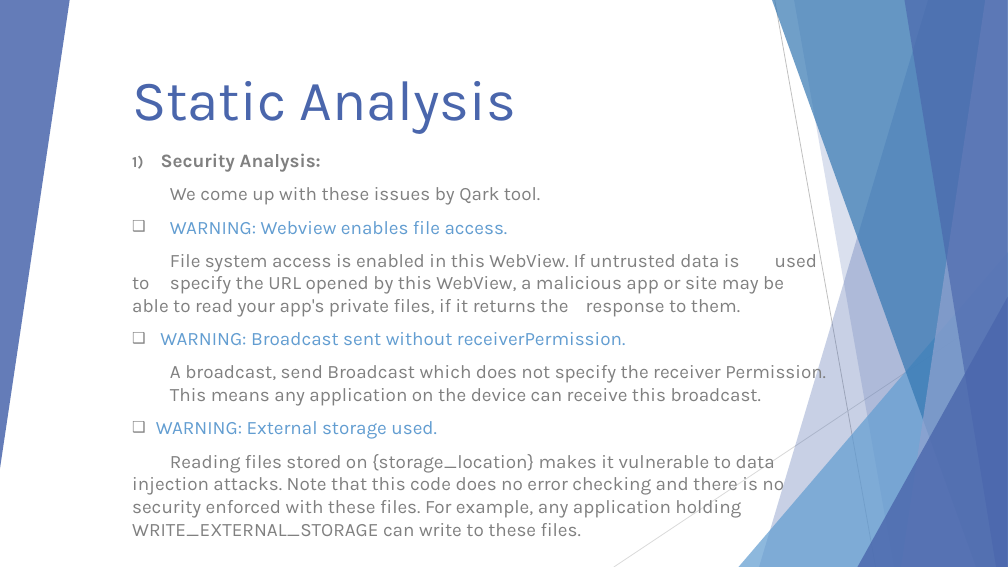
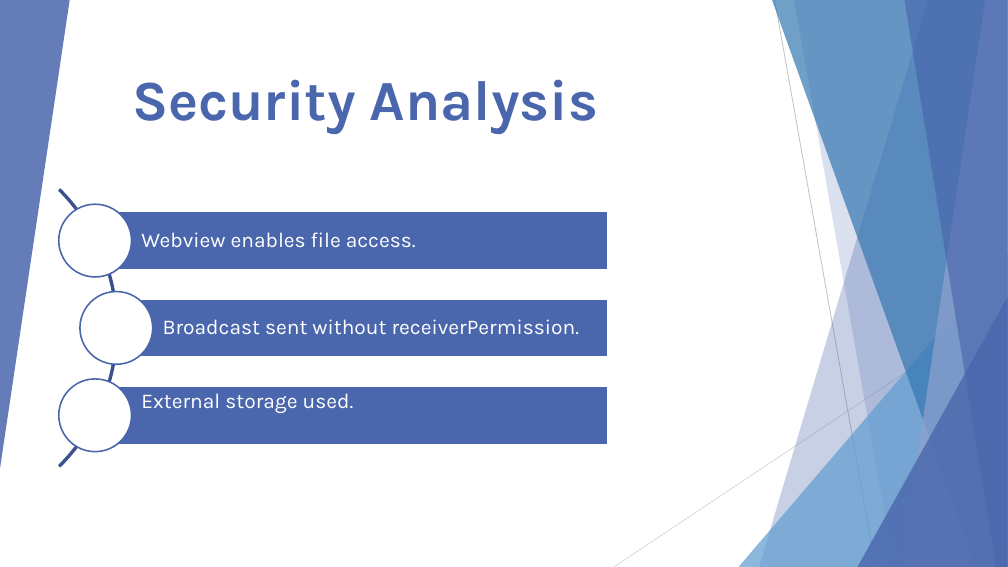
Before and after one commit to AhmedSaudA/Workshop-01-CS392-03-171, a slide deck: slide 16 of Workshop-01-CS392-03-171.pptx (slide 20 before the commit). Drawn at 1008x567 pixels with LibreOffice and Linux fonts; fonts in the diff are those of the drawing. Boxes give left, top, right and bottom in pixels: in the first picture for what was removed or moved away, otherwise in the second. Text is boxed around its words. In the diff, an @@ line names an element or a change of style, - is before the commit and + after.

Commit message:
Changing presentation file

```diff
--- a/Workshop-01-CS392-03-171.pptx
+++ b/Workshop-01-CS392-03-171.pptx
@@ title at (132,79,598,134): text changed; bold on @@
-Static Analysis
+Security Analysis
@@ subtitle removed at (132,153,826,536) @@
-1) Security Analysis:
-We come up with these issues by Qark tool.
-❑ WARNING: Webview enables file access.
-File system access is enabled in this WebView. If untrusted data is used to specify the URL opened by this WebView, a malicious app or site may be able to read your app's private files, if it returns the response to them.
-❑ WARNING: Broadcast sent without receiverPermission.
-A broadcast, send Broadcast which does not specify the receiver Permission. This means any application on the device can receive this broadcast.
-❑ WARNING: External storage used.
-Reading files stored on {storage_location} makes it vulnerable to data injection attacks. Note that this code does no error checking and there is no security enforced with these files. For example, any application holding WRITE_EXTERNAL_STORAGE can write to these files.
@@ group added at (0,132,609,524): 3 rectangles, 3 texts, 3 ellipses, 1 arch (boxed as its full ring) @@
+Webview enables file access.
+Broadcast sent without receiverPermission.
+External storage used.
```
Also in this commit, not shown: 10 other slides changed, 14 slides added, 24 slides removed.
